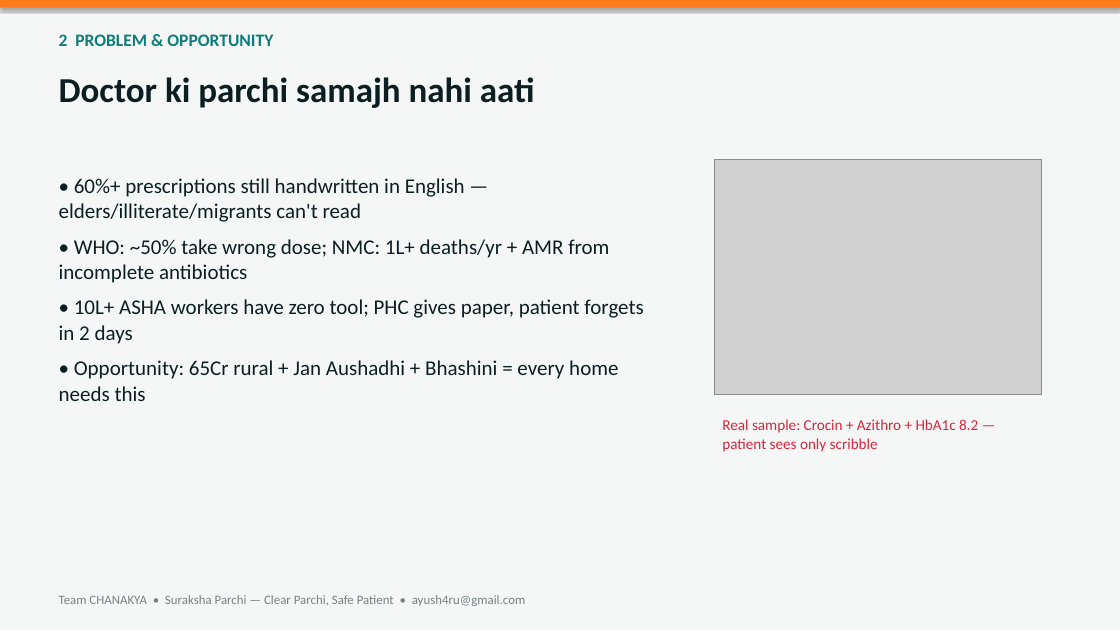
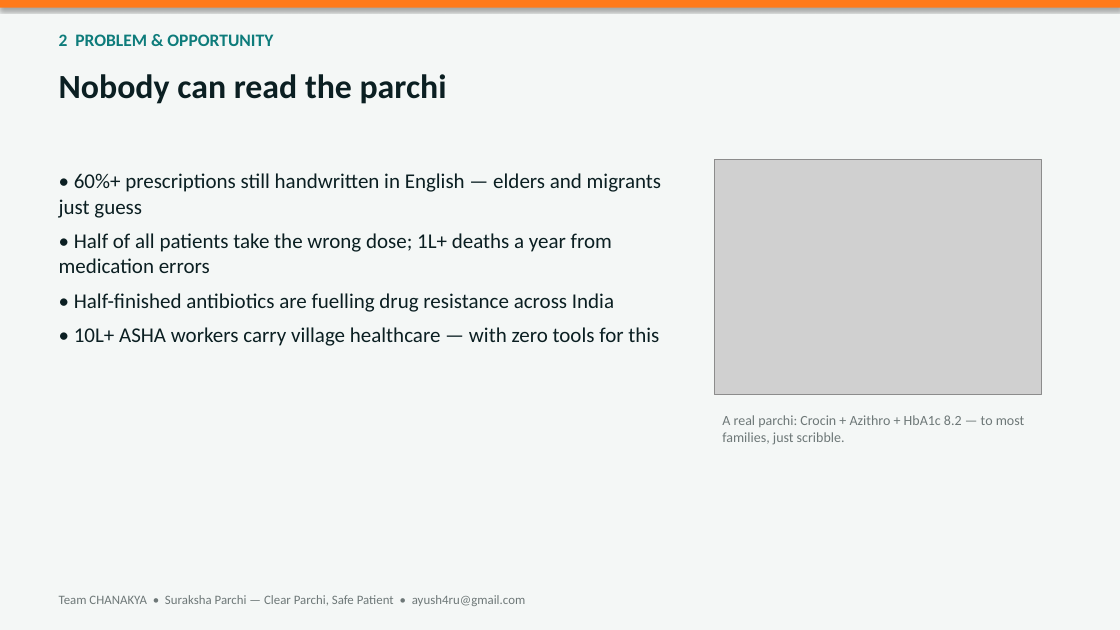
Before and after one commit to Sentinal-Corporations/suraksha-sharthi, a slide deck: slide 2 of ppt/CHANAKYA_SurakshaParchi.pptx. Drawn at 1120x630 pixels with LibreOffice and Linux fonts; fonts in the diff are those of the drawing; grey boxes stand for pictures. Boxes give left, top, right and bottom in pixels: in the first picture for what was removed or moved away, otherwise in the second. Text is boxed around its words. In the diff, an @@ line names an element or a change of style, - is before the commit and + after.

```diff
--- a/ppt/CHANAKYA_SurakshaParchi.pptx
+++ b/ppt/CHANAKYA_SurakshaParchi.pptx
@@ text at <box>59,74,447,104</box>: text changed; size 30 to 29 pt @@
-Doctor ki parchi samajh nahi aati
+Nobody can read the parchi
@@ text at <box>59,173,661,346</box>: text changed @@
-• 60%+ prescriptions still handwritten in English — elders/illiterate/migrants can't read
-• WHO: ~50% take wrong dose; NMC: 1L+ deaths/yr + AMR from incomplete antibiotics
-• 10L+ ASHA workers have zero tool; PHC gives paper, patient forgets in 2 days
-• Opportunity: 65Cr rural + Jan Aushadhi + Bhashini = every home needs this
+• 60%+ prescriptions still handwritten in English — elders and migrants just guess
+• Half of all patients take the wrong dose; 1L+ deaths a year from medication errors
+• Half-finished antibiotics are fuelling drug resistance across India
+• 10L+ ASHA workers carry village healthcare — with zero tools for this
@@ text at <box>722,415,1025,445</box>: text changed; size 13 to 12 pt; text colour #D7263D to #6E7878 @@
-Real sample: Crocin + Azithro + HbA1c 8.2 — patient sees only scribble
+A real parchi: Crocin + Azithro + HbA1c 8.2 — to most families, just scribble.
```
Also in this commit, not shown: 10 other slides changed, 1 slide added, 1 slide removed, 2 other files.
